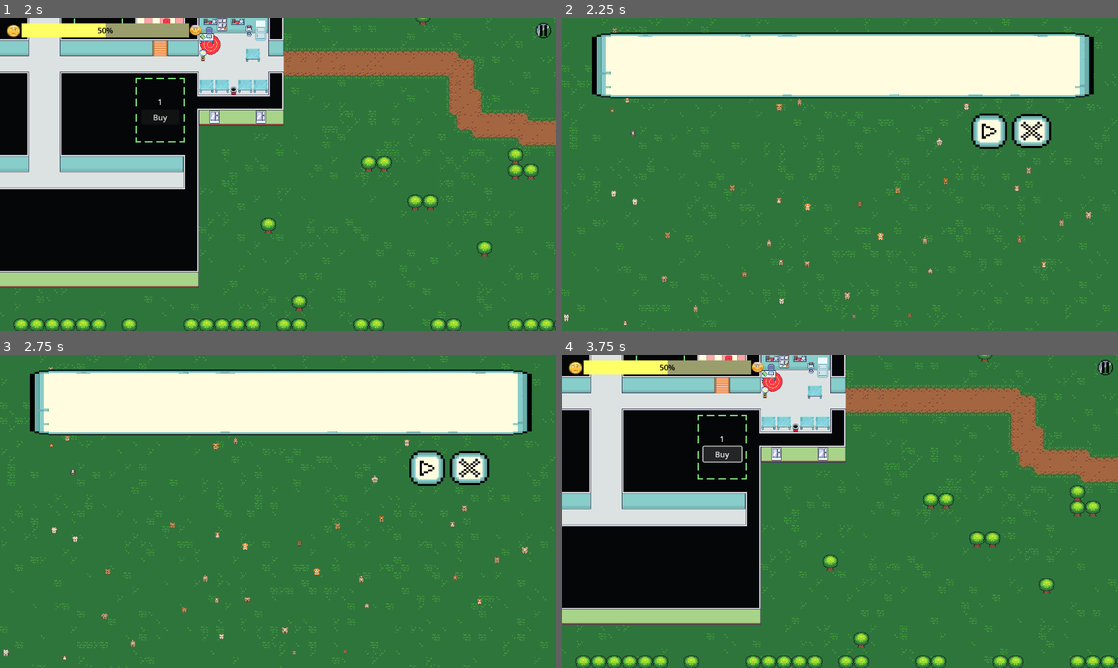
Above: before the commit, frames 1-4 (two rows, left to right).
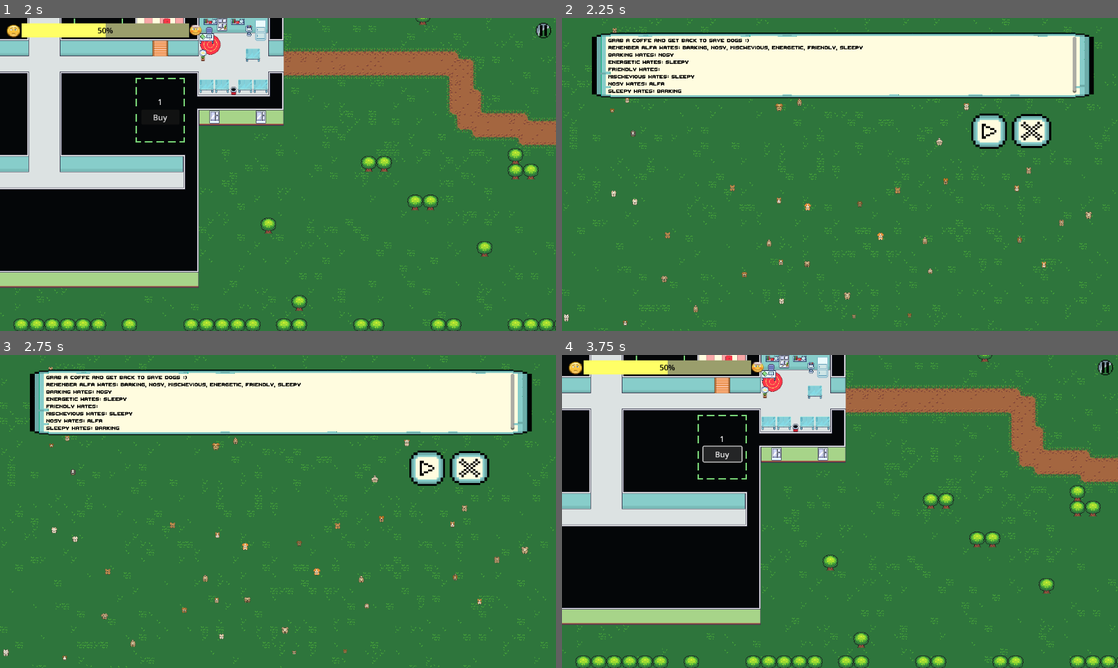
Above: after the commit, the same moments.

Repository: Tausva/DogShelter
Game: Godot game, scene res://scenes/game_menu/game_menu.tscn
The game is run twice, just before and just after one commit, with the same random seed, the same clock (stepped at 60 frames per second) and the same inputs.
Inputs (mouse positions are in pixels of both pictures, inside the frame that each line leads up to):
- Up to frame 1 (2 s): click (422, 290) at 0.5 s; move the mouse to (400, 158) at 1.27 s; hold D (Right) from 1.28 s (still down); click (400, 158) at 1.42 s
- Up to frame 2 (2.25 s): release D (Right) at 2 s; click (1106, 30) at 2 s
- Up to frame 3 (2.75 s): no input
- Up to frame 4 (3.75 s): click (990, 467) at 2.75 s; click "Buy" at 3.5 s

Frame 1 is identical in both runs. In frame 2, 1.4% of the frame differs, in the area x 8-93%, y 6-24%; in frame 3, 1.4%; in frame 4, nothing differs.

Commit message:
add in pause manu what dogs hate

Diff:
--- a/resources/traits/barking.tres
+++ b/resources/traits/barking.tres
@@ -5,4 +5,4 @@
 [resource]
 script = ExtResource("1_iaj7s")
 current_trait = 0
-hated_traits = Array[int]([4, 1])
+hated_traits = Array[int]([1])
--- a/resources/traits/mischevious.tres
+++ b/resources/traits/mischevious.tres
@@ -5,4 +5,4 @@
 [resource]
 script = ExtResource("1_b77mi")
 current_trait = 2
-hated_traits = Array[int]([0])
+hated_traits = Array[int]([3])
--- a/resources/traits/nosy.tres
+++ b/resources/traits/nosy.tres
@@ -5,4 +5,4 @@
 [resource]
 script = ExtResource("1_h3ryu")
 current_trait = 1
-hated_traits = Array[int]([0])
+hated_traits = Array[int]([6])
--- a/resources/traits/sleepy.tres
+++ b/resources/traits/sleepy.tres
@@ -5,4 +5,4 @@
 [resource]
 script = ExtResource("1_77xmj")
 current_trait = 3
-hated_traits = Array[int]([0, 1])
+hated_traits = Array[int]([0])
--- a/scenes/pause_menu/pause_menu.gd
+++ b/scenes/pause_menu/pause_menu.gd
@@ -2,10 +2,37 @@
 
 @export var press_delay: float = .1
 
+var alfa: Resource = preload("res://resources/traits/alfa.tres")
+var barking: Resource = preload("res://resources/traits/barking.tres")
+var energetic: Resource = preload("res://resources/traits/energetic.tres")
+var friendly: Resource = preload("res://resources/traits/firendly.tres")
+var mischevious: Resource = preload("res://resources/traits/mischevious.tres")
+var nosy: Resource = preload("res://resources/traits/nosy.tres")
+var sleppy: Resource = preload("res://resources/traits/sleepy.tres")
+
+
+func _ready() -> void:
+	populate_text_box()
 
 func _exit_screen() -> void:
 	visible = false
 	get_tree().paused = false
+
+
+func populate_text_box():
+	populate_resource_to_text_box(alfa)
+	populate_resource_to_text_box(barking)
+	populate_resource_to_text_box(energetic)
+	populate_resource_to_text_box(friendly)
+	populate_resource_to_text_box(mischevious)
+	populate_resource_to_text_box(nosy)
+	populate_resource_to_text_box(sleppy)
+	#var name = alfa.get_trait_name(alfa.current_trait)
+	#var hate = []
+	#for hate_trait in alfa.hated_traits:
+		#hate.append(alfa.get_trait_name(hate_trait))
+	#var hate_values = ", ".join(hate)
+	#$Description.text = name + " Hates: " + hate_values
 
 
 func _on_resume_button_pressed() -> void:
@@ -19,3 +46,12 @@
 	GameManager.reset_all_parameters_to_default()
 	get_tree().paused = false
 	get_tree().change_scene_to_file("res://scenes/game_menu/game_menu.tscn")
+
+
+func populate_resource_to_text_box(resource: Resource):
+	var name = resource.get_trait_name(resource.current_trait)
+	var hate = []
+	for hate_trait in resource.hated_traits:
+		hate.append(resource.get_trait_name(hate_trait))
+	var hate_values = ", ".join(hate)
+	$Description.text += name + " Hates: " + hate_values + "\n"
--- a/scenes/pause_menu/pause_menu.tscn
+++ b/scenes/pause_menu/pause_menu.tscn
@@ -1,9 +1,10 @@
-[gd_scene load_steps=10 format=3 uid="uid://bp3uwgdgjh4ca"]
+[gd_scene load_steps=11 format=3 uid="uid://bp3uwgdgjh4ca"]
 
 [ext_resource type="Script" path="res://scenes/pause_menu/pause_menu.gd" id="1_52uei"]
 [ext_resource type="PackedScene" uid="uid://be1m7qa6cu2pm" path="res://scenes/UI/menu_background.tscn" id="2_f1r8t"]
 [ext_resource type="Texture2D" uid="uid://b4aion6b4xtdd" path="res://assets/menu/menu bar horizontal.png" id="3_q5ede"]
 [ext_resource type="Texture2D" uid="uid://dr04hnlvgx1u4" path="res://assets/menu/play normal.png" id="4_ftb7w"]
+[ext_resource type="FontFile" uid="uid://tgma1foyj6jp" path="res://assets/fonts/ThaleahFat.ttf" id="4_rl3m0"]
 [ext_resource type="Texture2D" uid="uid://bsa4a5q118qd3" path="res://assets/menu/play press.png" id="5_npmi1"]
 [ext_resource type="Texture2D" uid="uid://rw202lsstees" path="res://assets/menu/play hover.png" id="6_r4ndx"]
 [ext_resource type="Texture2D" uid="uid://cu633spu6dhx6" path="res://assets/menu/exit normal.png" id="7_wqdwu"]
@@ -20,6 +21,17 @@
 position = Vector2(582, 98.25)
 scale = Vector2(0.453752, 0.0997791)
 texture = ExtResource("3_q5ede")
+
+[node name="Description" type="RichTextLabel" parent="."]
+offset_left = 96.0
+offset_top = 39.0
+offset_right = 1066.0
+offset_bottom = 155.0
+theme_override_colors/default_color = Color(0, 0, 0, 1)
+theme_override_fonts/normal_font = ExtResource("4_rl3m0")
+theme_override_font_sizes/normal_font_size = 16
+text = "Grab a coffe and get back to save dogs :)
+remember "
 
 [node name="ResumeButton" type="TextureButton" parent="."]
 process_mode = 3
--- a/scripts/trait.gd
+++ b/scripts/trait.gd
@@ -4,3 +4,10 @@
 
 @export var current_trait: TraitType
 @export var hated_traits: Array[TraitType]
+
+
+func get_trait_name(trait_value: int) -> String:
+	for key in TraitType.keys():
+		if TraitType[key] == trait_value:
+			return key
+	return str(trait_value)
